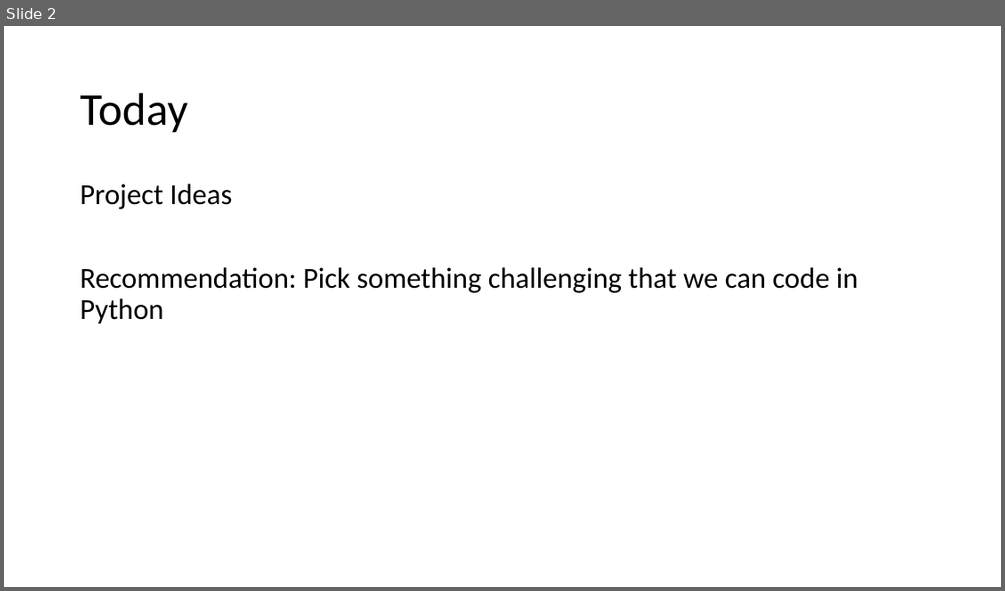
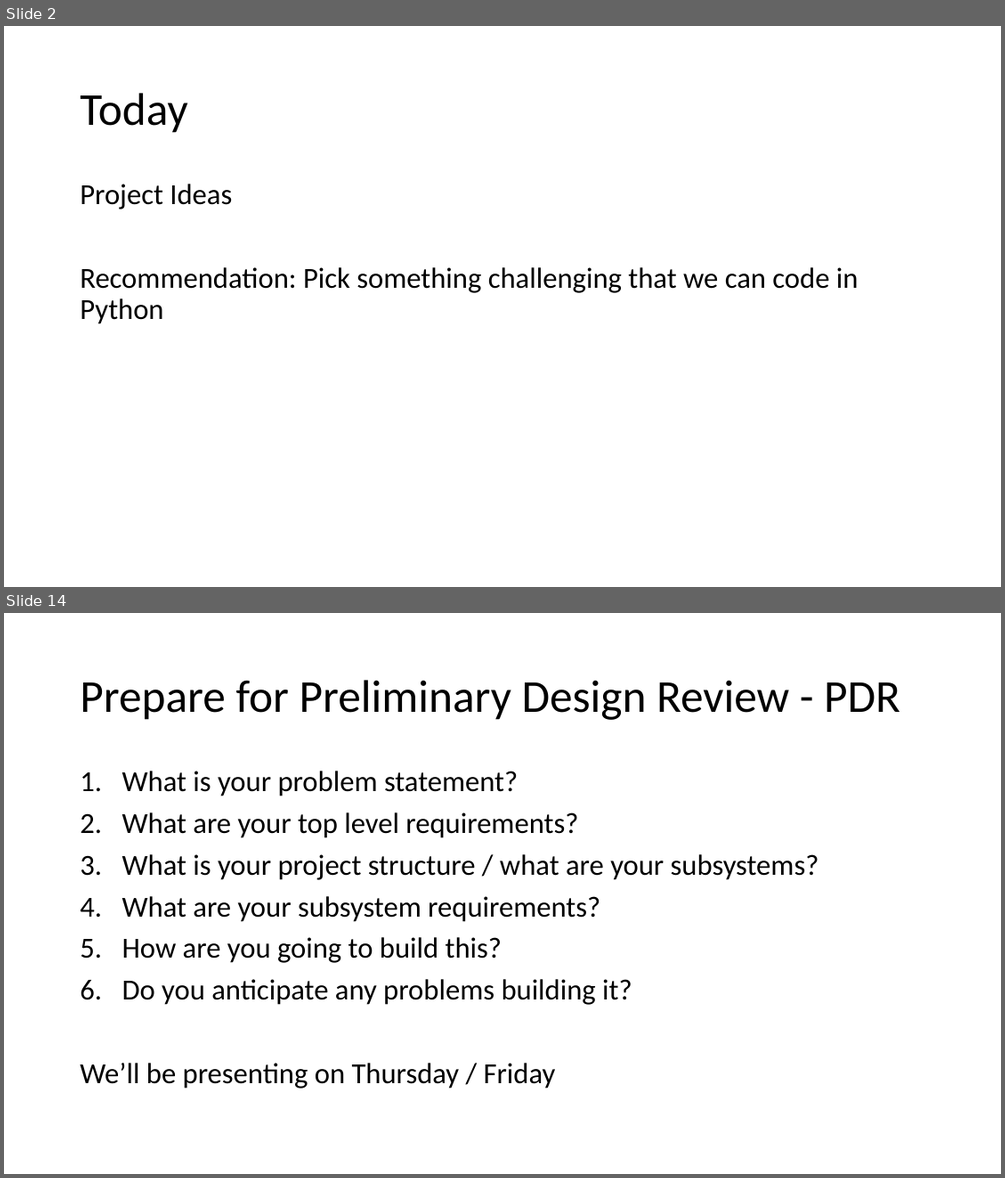
Before and after one commit to jlwgong/hangman, a slide deck: presentations/archive/Engineering III.pptx. Shown one above the other, each under a label of ours: slide 2 before the commit, slides 2 and 14 after it; the slides between them are not shown. The pictures are 1005x591 and 1005x1178 pixels, drawn with LibreOffice and Linux fonts; fonts in the diff are those of the drawing. Boxes give left, top, right and bottom in pixels: in the first picture for what was removed or moved away, otherwise in the second. Text is boxed around its words. In the diff, an @@ line names an element or a change of style, - is before the commit and + after.

```diff
--- a/presentations/archive/Engineering III.pptx
+++ b/presentations/archive/Engineering III.pptx
@@ slide 14 added at box(4, 613, 1001, 1174), background #FFFFFF @@
@@ title added at box(80, 680, 900, 720), 44 pt, text #000000 @@
+Prepare for Preliminary Design Review - PDR
@@ text added at box(80, 771, 819, 1088), 28 pt, text #000000 @@
+1. What is your problem statement?
+2. What are your top level requirements?
+3. What is your project structure / what are your subsystems?
+4. What are your subsystem requirements?
+5. How are you going to build this?
+6. Do you anticipate any problems building it?
+We’ll be presenting on Thursday / Friday
```
Also in this commit, not shown: 3 slides changed, 9 other slides added, 1 slide removed, 9 other files.
